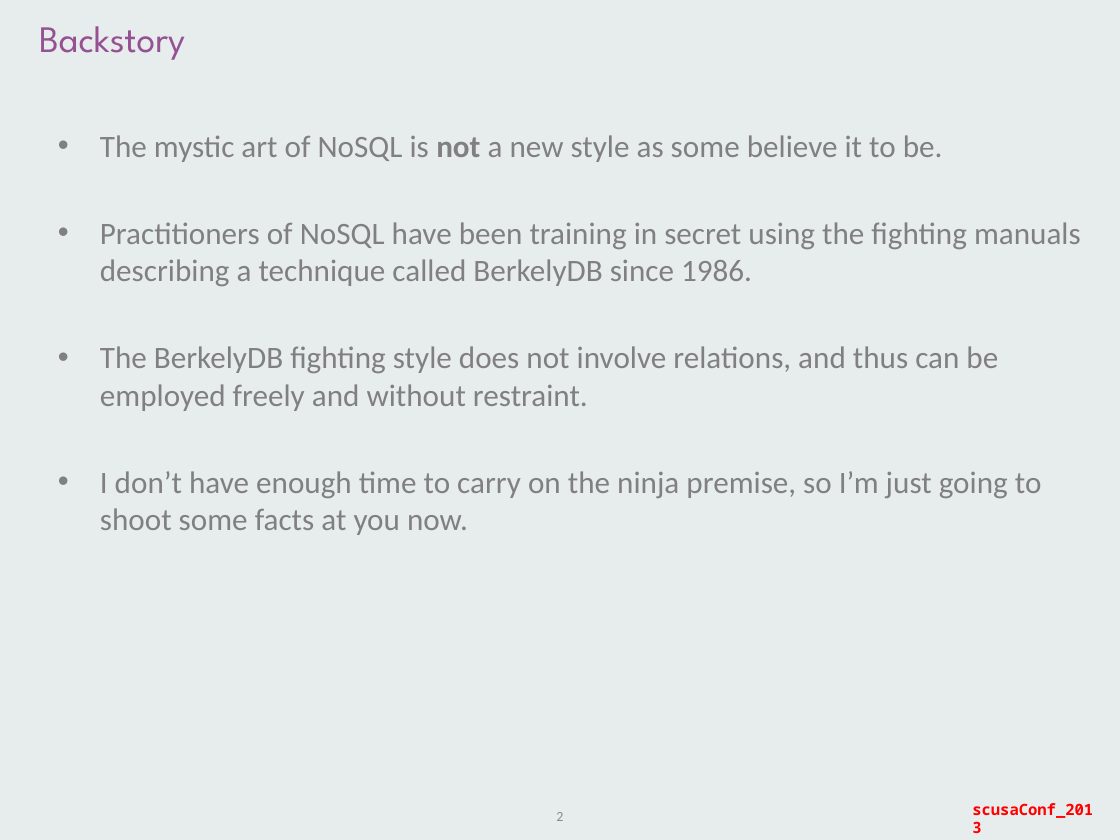
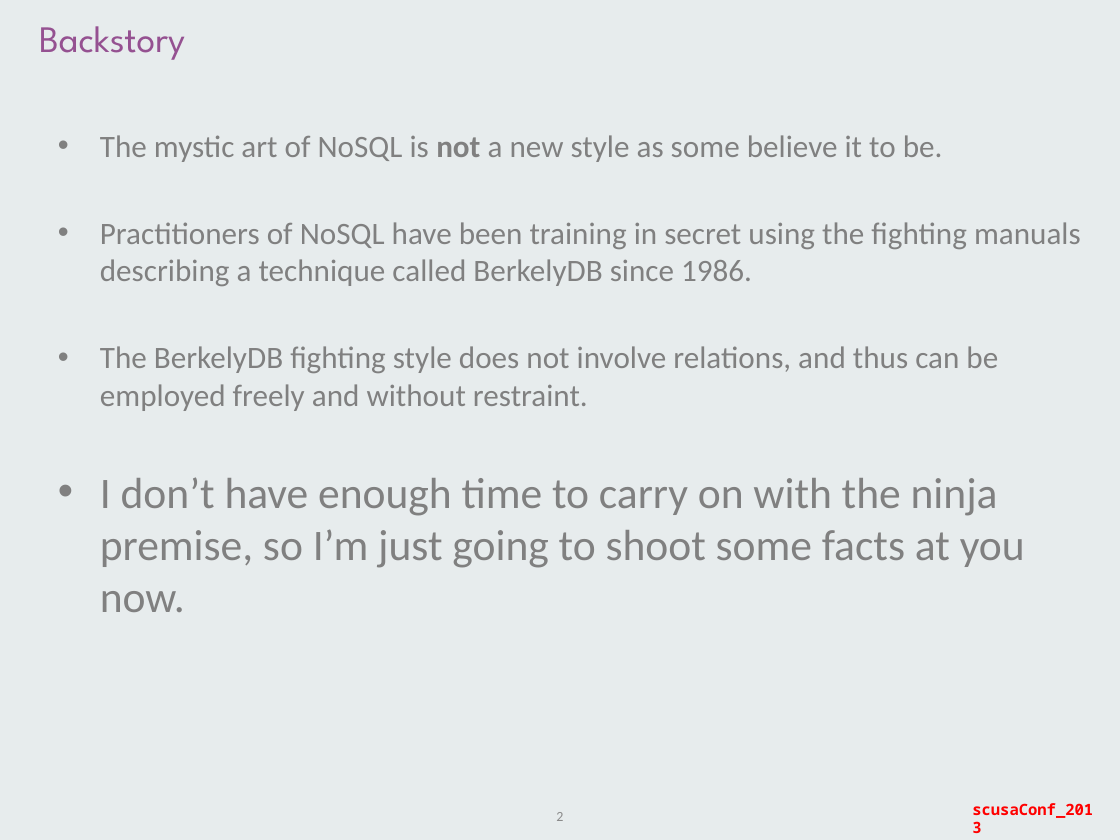
Before and after one commit to staticvoidmain/nosql-demo, a slide deck: slide 2 of slides/scusaConf2013_nosql.pptx. Drawn at 1120x840 pixels with LibreOffice and Linux fonts; fonts in the diff are those of the drawing; background and template pictures are left out. Boxes give left, top, right and bottom in pixels: in the first picture for what was removed or moved away, otherwise in the second. Text is boxed around its words. In the diff, an @@ line names an element or a change of style, - is before the commit and + after.

```diff
--- a/slides/scusaConf2013_nosql.pptx
+++ b/slides/scusaConf2013_nosql.pptx
@@ text at bbox=[100, 477, 1025, 612]: text changed; size 20 to 28 pt @@
-• I don’t have enough time to carry on the ninja premise, so I’m just going to shoot some facts at you now.
+• I don’t have enough time to carry on with the ninja premise, so I’m just going to shoot some facts at you now.
```
Also in this commit, not shown: 4 other slides changed, 4 slides added, 1 slide removed.
